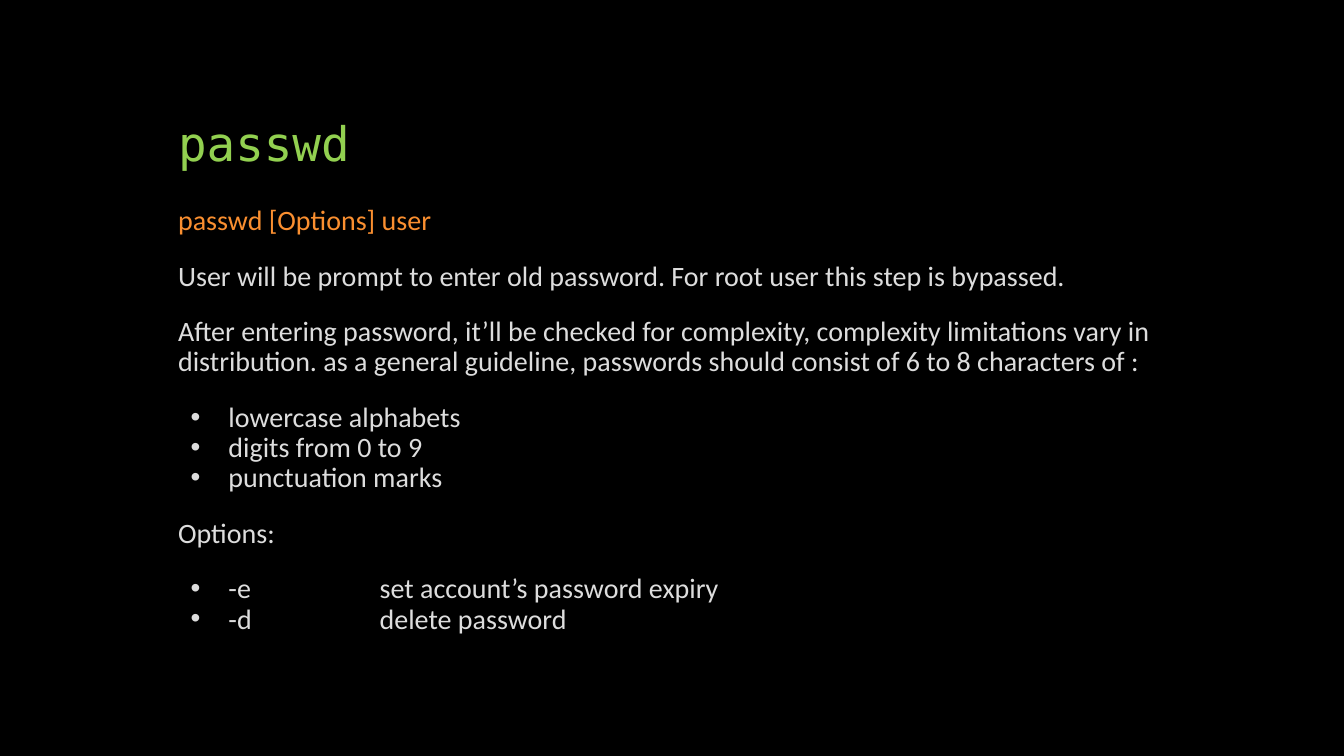
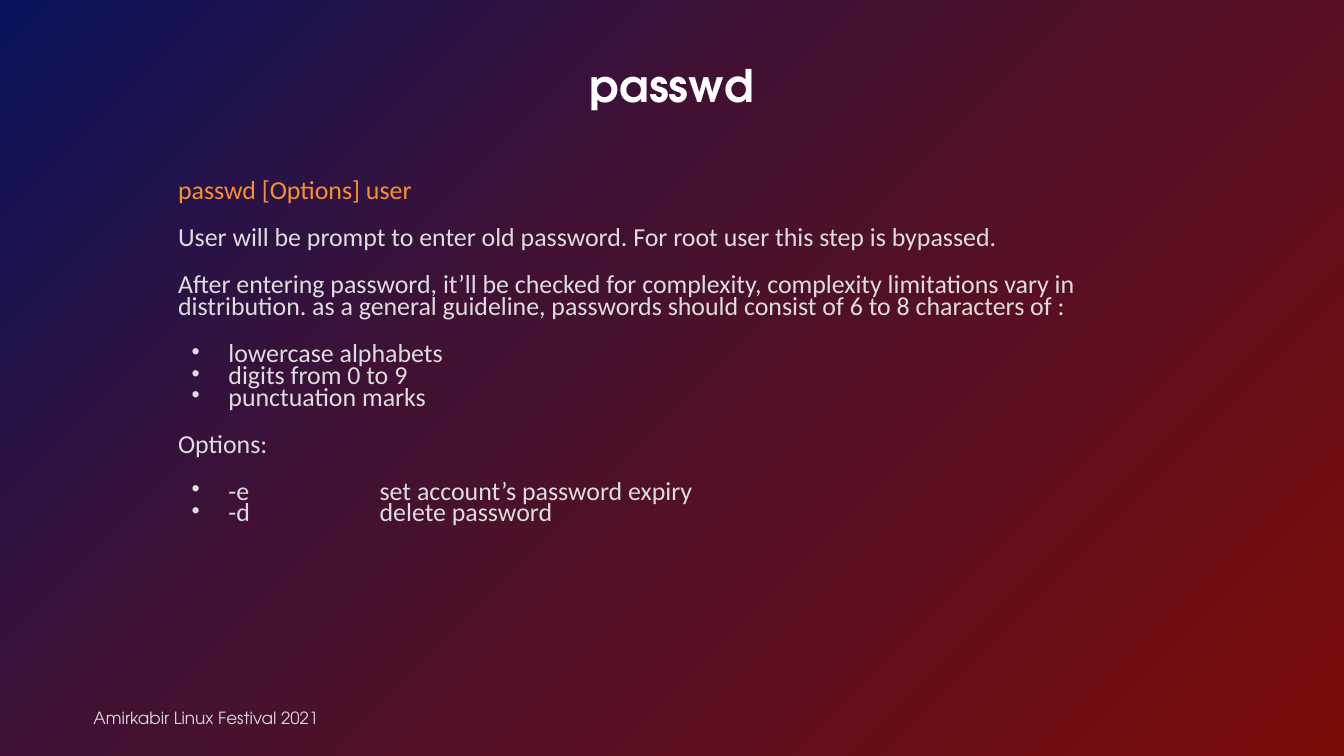
Before and after one commit to linuxfestival/introduction-to-linux-resources, a slide deck: slide 5 of PowerPoint/permissions.pptx (slide 6 before the commit). Drawn at 1344x756 pixels with LibreOffice and Linux fonts; fonts in the diff are those of the drawing. Boxes give left, top, right and bottom in pixels: in the first picture for what was removed or moved away, otherwise in the second. Text is boxed around its words. In the diff, an @@ line names an element or a change of style, - is before the commit and + after.

```diff
--- a/PowerPoint/permissions.pptx
+++ b/PowerPoint/permissions.pptx
@@ background #000000 to #FFFFFF @@
@@ rectangle added at [0,0,1344,756], fill gradient #7B0D09 to #421132 to #09145D @@
@@ title "passwd": place and size @@
-title "passwd" at [178,125,350,171]
+title "passwd" at [590,69,754,111]
@@ title "passwd" at [590,69,754,111]: size 34 to 32 pt, font DejaVu Sans Mono to TeX Gyre Adventor, text colour #92D050 to #FFFFFF, bold on; alignment left to centre @@
@@ subtitle "passwd [Options] user": place and size @@
-subtitle "passwd [Options] user" at [178,209,1149,634]
+subtitle "passwd [Options] user" at [178,180,1075,525]
@@ subtitle "passwd [Options] user" at [178,180,1075,525]: size 20 to 18.5 pt; line spacing 0.9 to 0.7; indent changed @@
@@ text added at [93,711,318,724], 12 pt, text #D8D8D8 @@
+Amirkabir Linux Festival 2021
```
Also in this commit, not shown: 11 other slides changed, 2 slides added, 4 slides removed.
